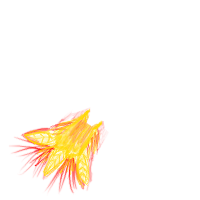
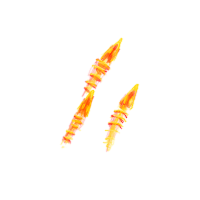
Comparing the layer stacks of the two 200 x 200 images. Changes:
added layer "sunswarm light" above "sunswarm color" over box(62, 39, 140, 154)
added layer "sunswarm color" above "sunswarm glow" over box(59, 37, 140, 153)
added layer "sunswarm glow" above "sunfang light" over box(61, 43, 138, 153)
hid "sunfang light" over box(27, 117, 98, 186)
hid "sunfang color" over box(23, 108, 103, 188)
hid "sunfang glow" over box(9, 107, 109, 196)
